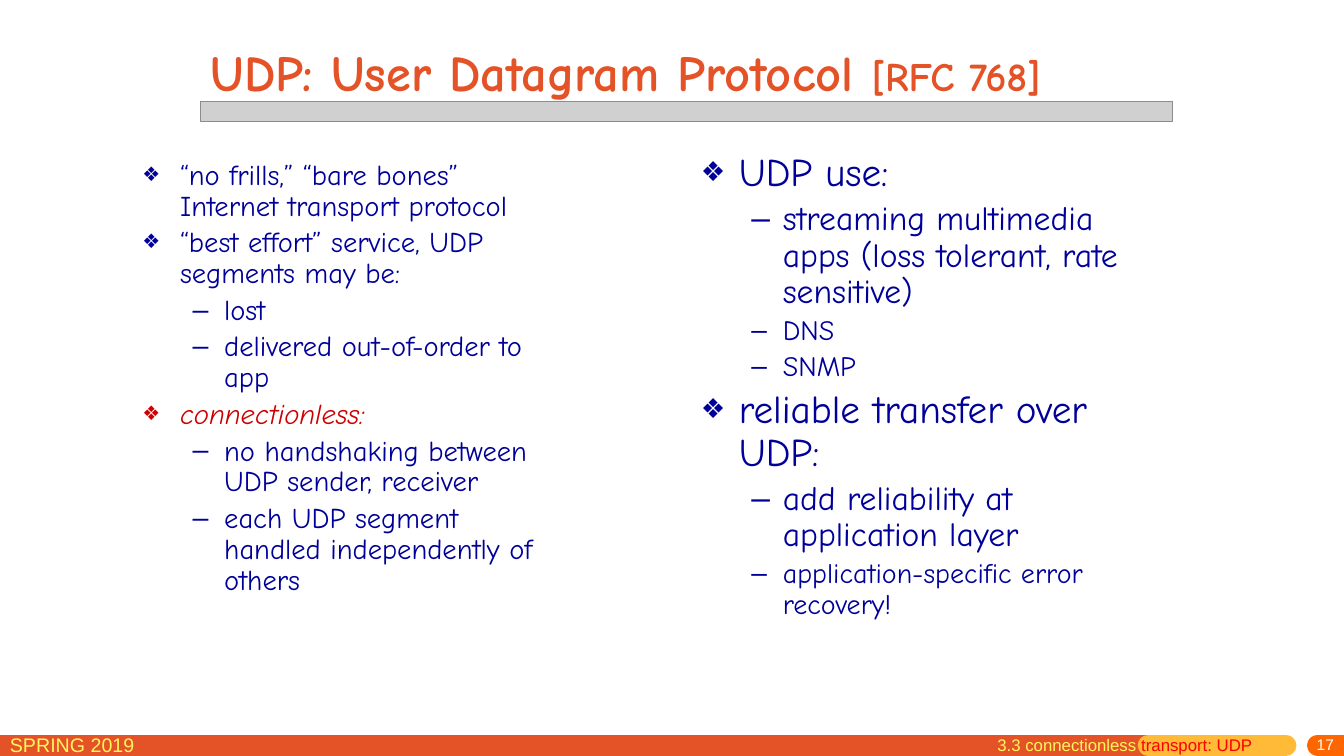
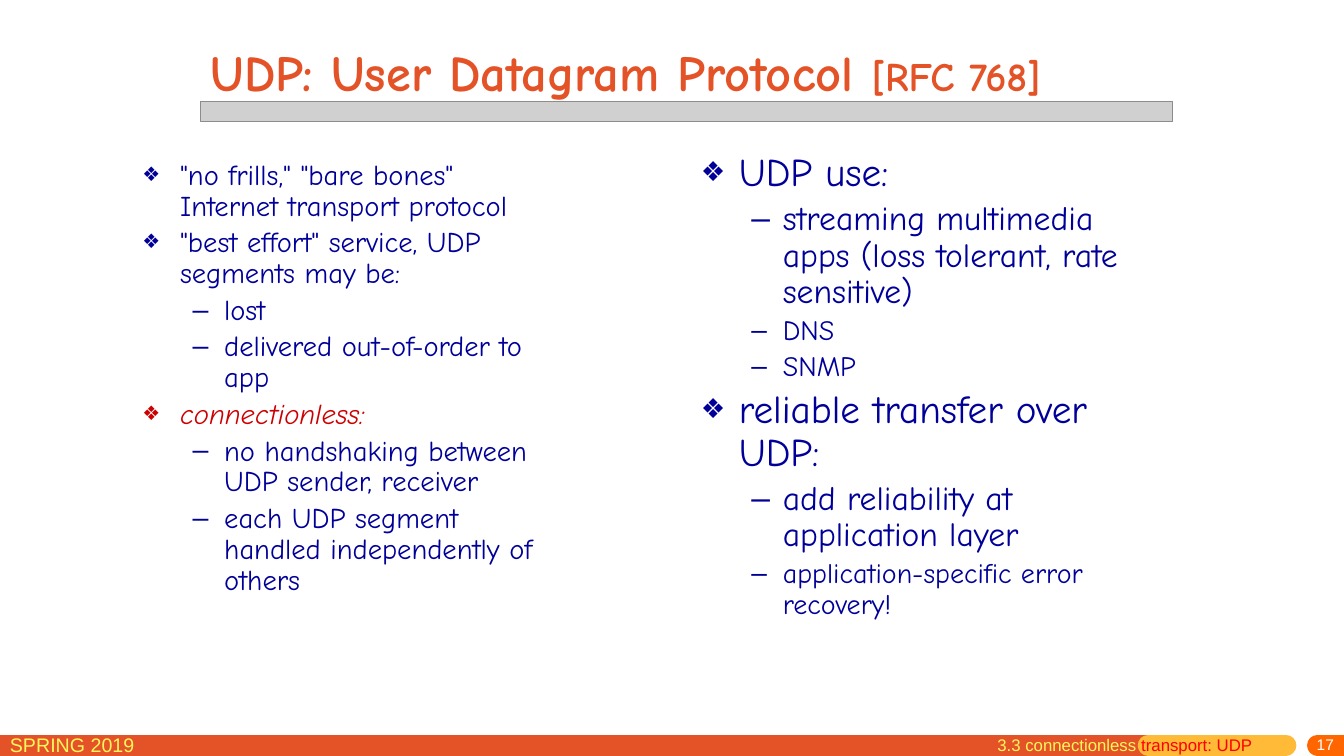
Before and after one commit to jichenghu/PPT_networkDistributed, a slide deck: slide 17 of chapter3.pptx. Drawn at 1344x756 pixels with LibreOffice and Linux fonts; fonts in the diff are those of the drawing; grey boxes stand for pictures. Boxes give left, top, right and bottom in pixels: in the first picture for what was removed or moved away, otherwise in the second. Text is boxed around its words. In the diff, an @@ line names an element or a change of style, - is before the commit and + after.

```diff
--- a/chapter3.pptx
+++ b/chapter3.pptx
@@ text at box(180, 165, 508, 289): text changed @@
-❖ “no frills,” “bare bones” Internet transport protocol
-❖ “best effort” service, UDP segments may be:
+❖ "no frills," "bare bones" Internet transport protocol
+❖ "best effort" service, UDP segments may be:
```
Also in this commit, not shown: 14 other slides changed, 53 slides added.
